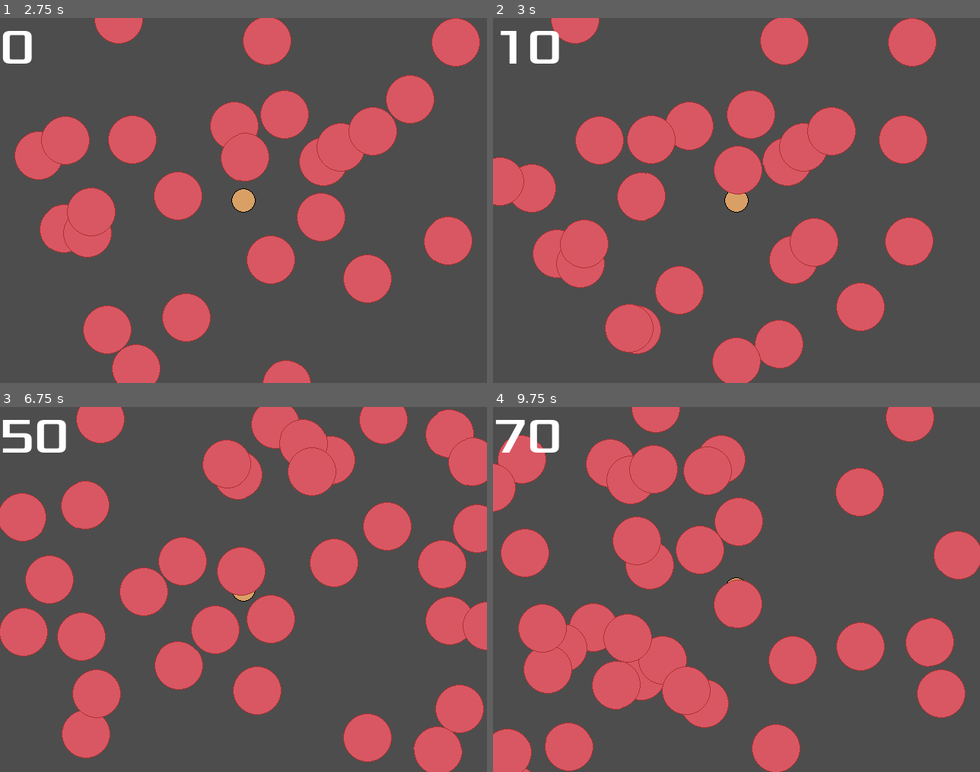
Above: before the commit, frames 1-4 (two rows, left to right).
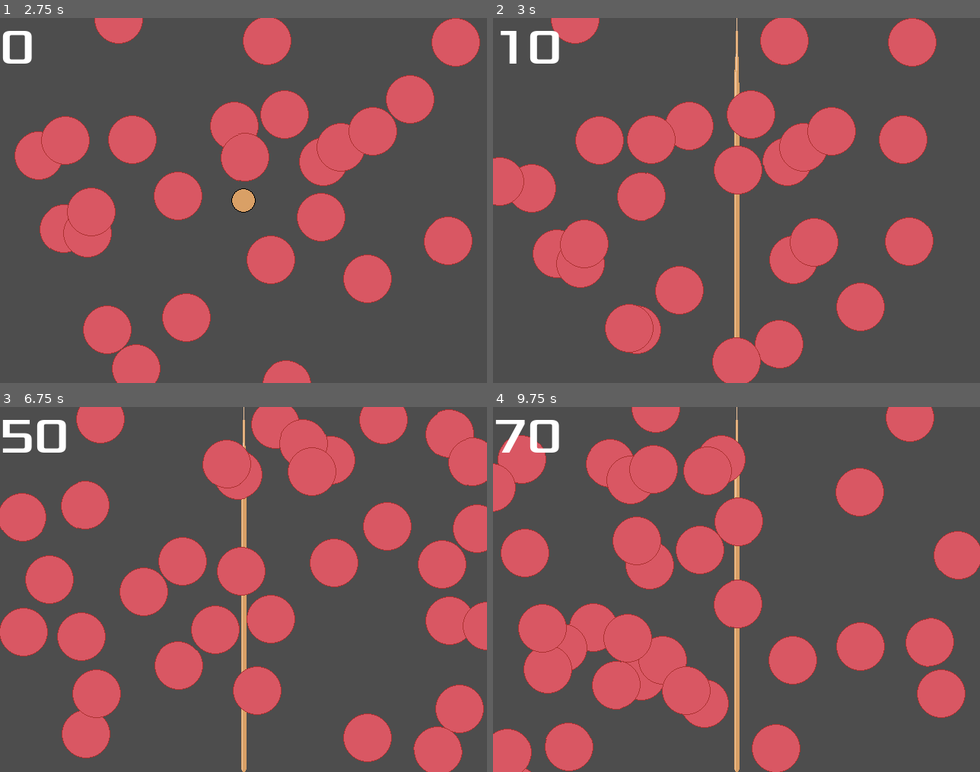
Above: after the commit, the same moments.

Repository: zundouz/ldjam54_odango
Game: Godot game, scene res://main.tscn
Two runs of this game, one before a commit and one after it. Both use one fixed random seed, a clock stepped at 60 frames per second and the inputs below.
Inputs:
- Up to frame 1 (2.75 s): hold Right (move_right) 0.53-1.28 s; hold Down (move_down) 1.28-2.03 s; hold Right (move_right) from 2.03 s (still down)
- Up to frame 2 (3 s): release Right (move_right) at 2.78 s; hold Up (move_up) from 2.78 s (still down)
- Up to frame 3 (6.75 s): release Up (move_up) at 3.53 s; hold Left (move_left) 3.53-5.03 s; hold Down (move_down) 5.03-5.78 s; hold Right (move_right) 5.78-6.53 s; hold Up (move_up) from 6.53 s (still down)
- Up to frame 4 (9.75 s): release Up (move_up) at 7.28 s; hold Right (move_right) 7.28-8.03 s; hold Down (move_down) 8.03-8.78 s; hold Left (move_left) 8.78-9.53 s; hold Up (move_up) from 9.53 s (still down)

Frame 1 is identical in both runs. In frame 2, 0.7% of the frame differs, in the area x 47-53%, y 0-88%; in frame 3, 0.6%; in frame 4, 0.6%.

Commit message:
feat: くしに刺さるスプライト切り替え処理

Diff:
--- a/My_Global.gd
+++ b/My_Global.gd
@@ -2,3 +2,4 @@
 
 # グローバル変数の作成
 var score = 0
+var is_odango_finished : bool = true
--- a/odango.gd
+++ b/odango.gd
@@ -17,6 +17,7 @@
 	if Input.is_action_just_pressed("move_up"):
 		if transform.get_origin().x < Center_X_Pos + 25 and transform.get_origin().x > Center_X_Pos - 25:
 			is_shot = true;
+			MyGlobal.is_odango_finished = false
 			linear_velocity = Vector2.ZERO
 			# スコア加算
 			MyGlobal.score += 10
@@ -25,6 +26,7 @@
 	if is_shot:
 		death_hide_counter += 1
 		if death_hide_counter > 30:
+			MyGlobal.is_odango_finished = true
 			# その後、お団子が消える
 			queue_free()
 
--- a/player.gd
+++ b/player.gd
@@ -14,6 +14,10 @@
 func _process(delta):
 	var velocity = Vector2.ZERO # The player's movement vector.
 	# TODO: あとで串アニメーションの処理のために入力処理を復活させる
+	if MyGlobal.is_odango_finished == false:
+		$AnimatedSprite2D.set_animation("shot")
+	elif MyGlobal.is_odango_finished == true:
+		$AnimatedSprite2D.set_animation("default")
 #	if Input.is_action_pressed("move_right"):
 #		velocity.x += 1
 #	if Input.is_action_pressed("move_left"):
--- a/player.tscn
+++ b/player.tscn
@@ -1,7 +1,8 @@
-[gd_scene load_steps=5 format=3 uid="uid://cultg46jnif3"]
+[gd_scene load_steps=6 format=3 uid="uid://cultg46jnif3"]
 
 [ext_resource type="Texture2D" uid="uid://mhy7lygr0seh" path="res://textures/odango_normal.png" id="1_5y2ut"]
 [ext_resource type="Script" path="res://player.gd" id="1_b27k0"]
+[ext_resource type="Texture2D" uid="uid://cigfcr1oj2puv" path="res://textures/kushi_normal.png" id="3_jy0ky"]
 
 [sub_resource type="SpriteFrames" id="SpriteFrames_i8clx"]
 animations = [{
@@ -15,6 +16,17 @@
 "loop": true,
 "name": &"default",
 "speed": 5.0
+}, {
+"frames": [{
+"duration": 1.0,
+"texture": ExtResource("3_jy0ky")
+}, {
+"duration": 1.0,
+"texture": ExtResource("3_jy0ky")
+}],
+"loop": true,
+"name": &"shot",
+"speed": 5.0
 }]
 
 [sub_resource type="CircleShape2D" id="CircleShape2D_qhsul"]
@@ -24,6 +36,7 @@
 
 [node name="AnimatedSprite2D" type="AnimatedSprite2D" parent="."]
 sprite_frames = SubResource("SpriteFrames_i8clx")
+animation = &"shot"
 
 [node name="CollisionShape2D" type="CollisionShape2D" parent="."]
 shape = SubResource("CircleShape2D_qhsul")
Binary file added: textures/kushi_normal.png
Not shown, added: textures/kushi_normal.png.import
